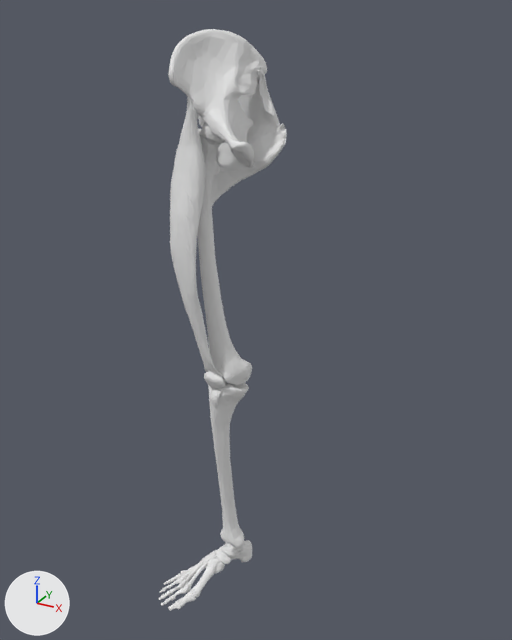
A saved change to the glTF model public/anatomia/minf.glb.
Camera for both pictures: a 50 mm camera at (1.174, -1.837, 1.056) aimed at (0.137, 0.047, 0.114). Arrows for +X, +Y and +Z are at lower left; the lights stay in place. The first picture is the older version.

Objects in the first picture: 'coxal', 'femur', 'gluteo_mayor', 'recto_femoral', 'tibia' and 7 more.
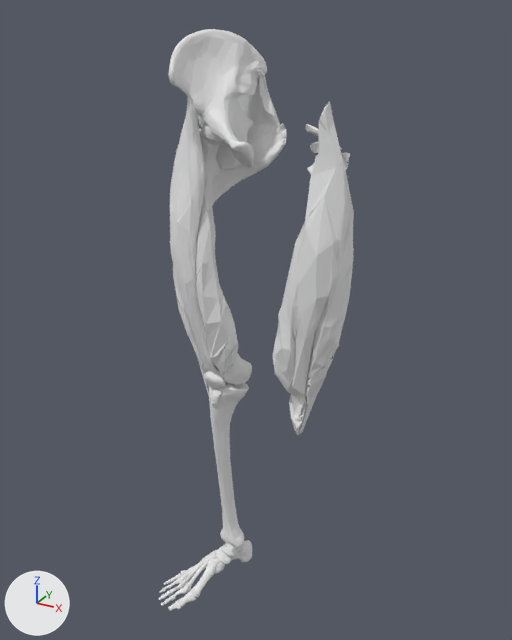
Pixel boxes (x1, y1, x2, y2) of what changed, in the pictures (512 x 640 px):
```json
{"object": "cuadriceps", "change": "added", "after": [170, 100, 354, 435]}
{"object": "cuadrado_femoral", "change": "added", "after": [216, 143, 350, 174]}
{"object": "gemelos", "change": "added", "after": [247, 124, 342, 153]}
{"object": "femur", "change": "unchanged, covered by the edit", "before": [197, 121, 252, 385], "after": [199, 121, 252, 385]}
```

Edits to the scene script, one JSON object a line:
```json
{"op": "add", "block": "me_gemelos", "code": ["me_gemelos = bpy.data.meshes.new('gemelos')", "me_gemelos.from_pydata(...)  # 1116 vertices, 2064 faces; spans x -0.082..0.408, y 0.058..0.164, z 0.656..0.742"]}
{"op": "add", "block": "me_cuadrado_femoral", "code": ["me_cuadrado_femoral = bpy.data.meshes.new('cuadrado_femoral')", "me_cuadrado_femoral.from_pydata(...)  # 1200 vertices, 2390 faces; spans x -0.084..0.411, y 0.098..0.127, z 0.583..0.673"]}
{"op": "add", "block": "me_cuadriceps", "code": ["me_cuadriceps = bpy.data.meshes.new('cuadriceps')", "me_cuadriceps.from_pydata(...)  # 2082 vertices, 2987 faces; spans x -0.151..0.476, y -0.088..0.098, z -0.251..0.83"]}
{"op": "add", "block": "ob_gemelos", "code": ["ob_gemelos = bpy.data.objects.new('gemelos', me_gemelos)", "ob_gemelos.location = (0.0, 0.0, 0.0)"]}
{"op": "add", "block": "ob_cuadrado_femoral", "code": ["ob_cuadrado_femoral = bpy.data.objects.new('cuadrado_femoral', me_cuadrado_femoral)", "ob_cuadrado_femoral.location = (0.0, 0.0, 0.0)"]}
{"op": "add", "block": "ob_cuadriceps", "code": ["ob_cuadriceps = bpy.data.objects.new('cuadriceps', me_cuadriceps)", "ob_cuadriceps.location = (0.0, 0.0, 0.0)"]}
```
